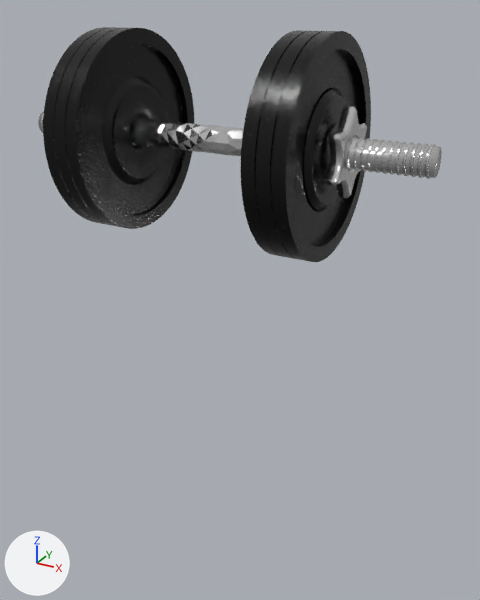
The Blender file Models/greutate.blend as it was, and as the next commit left it.
Before and after are seen from a camera (50 mm lens) standing at (0.268, -0.446, 0.381) and looking at (0.016, 0.013, 0.152). Lighting does not change. The marker at lower left points along +X, +Y and +Z.
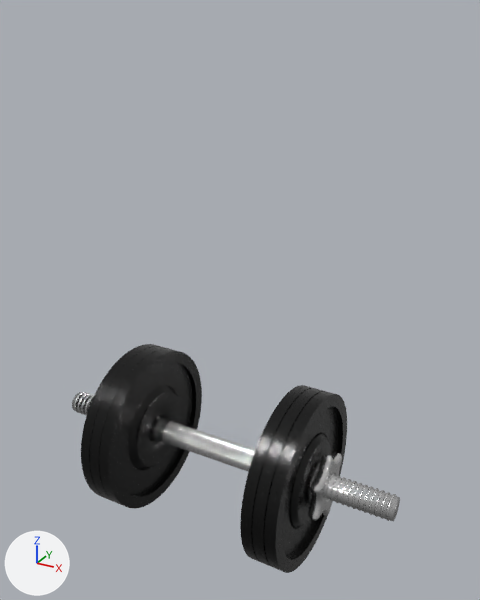
Changed parts and their boxes (x1, y1, x2, y2) in the pictures (480 x 600 px):
'Circle', moved, modifiers changed: before (43, 27, 371, 262); after (81, 344, 347, 573)
'Cylinder', moved, modifiers changed: before (146, 120, 243, 156); after (162, 422, 256, 472)
'Circle.001', moved, modifiers changed: before (324, 106, 367, 198); after (307, 452, 342, 521)
'Cylinder.002', moved, modifiers changed: before (38, 112, 442, 178); after (72, 392, 400, 521)
'Cylinder.003', moved, modifiers changed: before (41, 114, 436, 179); after (74, 392, 396, 521)
'Cylinder.001', moved, modifiers changed: before (131, 117, 153, 147); after (150, 417, 170, 441)

The change, as a diff of the scene's bpy script:
```diff
--- a/Models/greutate.blend.py
+++ b/Models/greutate.blend.py
@@ ob_cylinder @@
 ob_cylinder = bpy.data.objects.new('Cylinder', me_cylinder)
-ob_cylinder.location = (0.0, 0.0, 0.2884)
+ob_cylinder.location = (0.0, 0.0, 0.0)
 ob_cylinder.rotation_euler = (1.571, 0.0, -1.571)  # degrees (90, 0, -90)
@@ ob_cylinder @@
 _m = ob_cylinder.modifiers.new('Bevel', 'BEVEL')
 _m.segments = 2
-_m = ob_cylinder.modifiers.new('Decimate', 'DECIMATE')
-_m.ratio = 0.003
@@ ob_cylinder_001 @@
 ob_cylinder_001 = bpy.data.objects.new('Cylinder.001', me_cylinder_001)
-ob_cylinder_001.location = (0.0, 0.0, 0.2884)
+ob_cylinder_001.location = (0.0, 0.0, 0.0)
 ob_cylinder_001.rotation_euler = (1.571, 0.0, -1.571)  # degrees (90, 0, -90)
@@ ob_cylinder_002 @@
 ob_cylinder_002 = bpy.data.objects.new('Cylinder.002', me_cylinder_002)
-ob_cylinder_002.location = (0.1205, 0.0, 0.2884)
+ob_cylinder_002.location = (0.1205, 0.0, 0.0)
 ob_cylinder_002.rotation_euler = (1.571, 0.0, -1.571)  # degrees (90, 0, -90)
@@ ob_cylinder_003 @@
 ob_cylinder_003 = bpy.data.objects.new('Cylinder.003', me_cylinder_003)
-ob_cylinder_003.location = (0.0733, 0.0004, 0.2884)
+ob_cylinder_003.location = (0.0733, 0.0004, 0.0)
 ob_cylinder_003.rotation_euler = (1.571, 0.0, -1.571)  # degrees (90, 0, -90)
@@ ob_circle @@
 ob_circle = bpy.data.objects.new('Circle', me_circle)
-ob_circle.location = (0.0721, 0.0, 0.2884)
+ob_circle.location = (0.0721, 0.0, 0.0)
 ob_circle.rotation_euler = (1.571, 0.0, -1.571)  # degrees (90, 0, -90)
@@ ob_circle_001 @@
 ob_circle_001 = bpy.data.objects.new('Circle.001', me_circle_001)
-ob_circle_001.location = (0.1136, 0.0, 0.2884)
+ob_circle_001.location = (0.1136, 0.0, 0.0)
 ob_circle_001.rotation_euler = (1.571, 3.142, 1.571)  # degrees (90, 180, 90)
```
